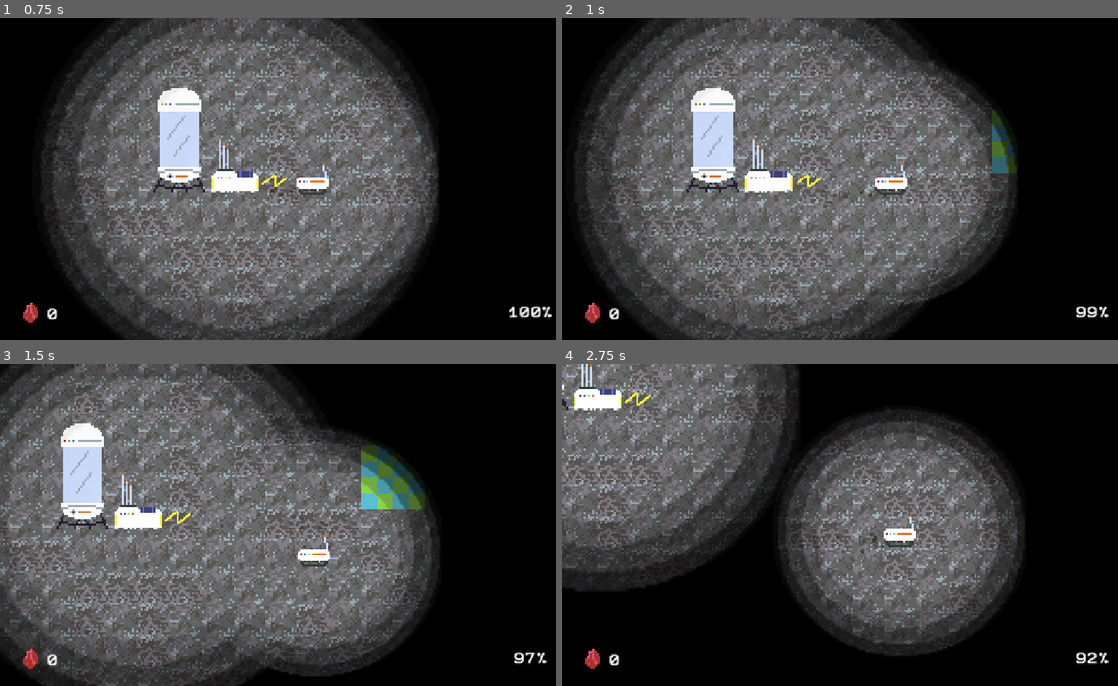
Above: before the commit, frames 1-4 (two rows, left to right).
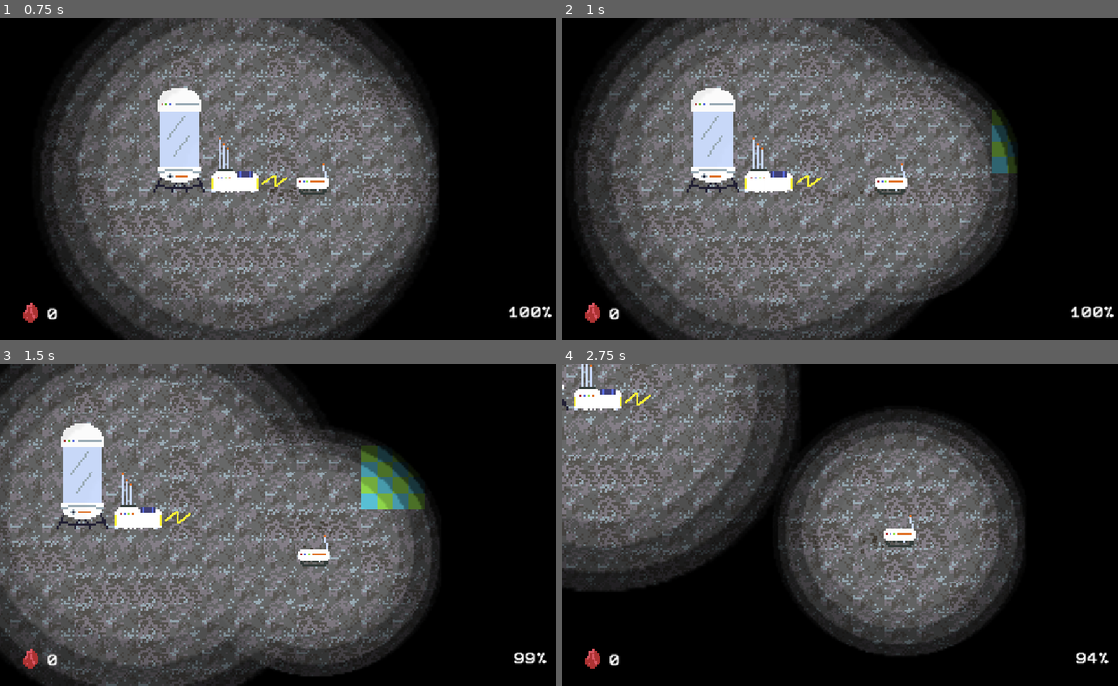
Above: after the commit, the same moments.

Repository: DanielDe8/Moonrunner
Game: Godot game, scene res://Scenes/Main.tscn
Same seed, same stepped clock (60 frames per second), same inputs: the game is played once before the commit and once after it.
Inputs (mouse positions are in pixels of both pictures, inside the frame that each line leads up to):
- Up to frame 1 (0.75 s): tap Enter at 0.5 s; move the mouse to (411, 162) at 0.52 s; hold Right (right) from 0.53 s (still down); hold M (mine) from 0.53 s (still down); click (411, 162) at 0.67 s
- Up to frame 2 (1 s): keep holding Right (right); keep holding M (mine)
- Up to frame 3 (1.5 s): move the mouse to (172, 541) at 1.27 s; release Right (right) at 1.28 s; release M (mine) at 1.28 s; hold Down (down) from 1.28 s (still down); tap R (warp) at 1.35 s
- Up to frame 4 (2.75 s): move the mouse to (906, 454) at 2.02 s; release Down (down) at 2.03 s; hold Right (right) from 2.03 s (still down); hold M (mine) from 2.03 s (still down)

Frame 1 is identical in both runs. In frame 2, 0.2% of the frame differs, in the area x 91-100%, y 89-94%; in frame 3, less than 0.1%; in frame 4, less than 0.1%.

Commit message:
player: stop losing battery when around base

Diff:
--- a/Scripts/player.gd
+++ b/Scripts/player.gd
@@ -122,7 +122,7 @@
 	# Recharge inside the camp's ChargingArea; otherwise drain based on idle, moving, and mining.
 	if charging_area.overlaps_body(self):
 		battery_life = min(battery_life + delta * 20, max_battery_life)
-	else:
+	elif not $"../Camp/Area2D".overlaps_body(self):
 		battery_life -= idle_battery_consumption * delta
 		if velocity != Vector2.ZERO:
 			battery_life -= moving_battery_consumption * delta
